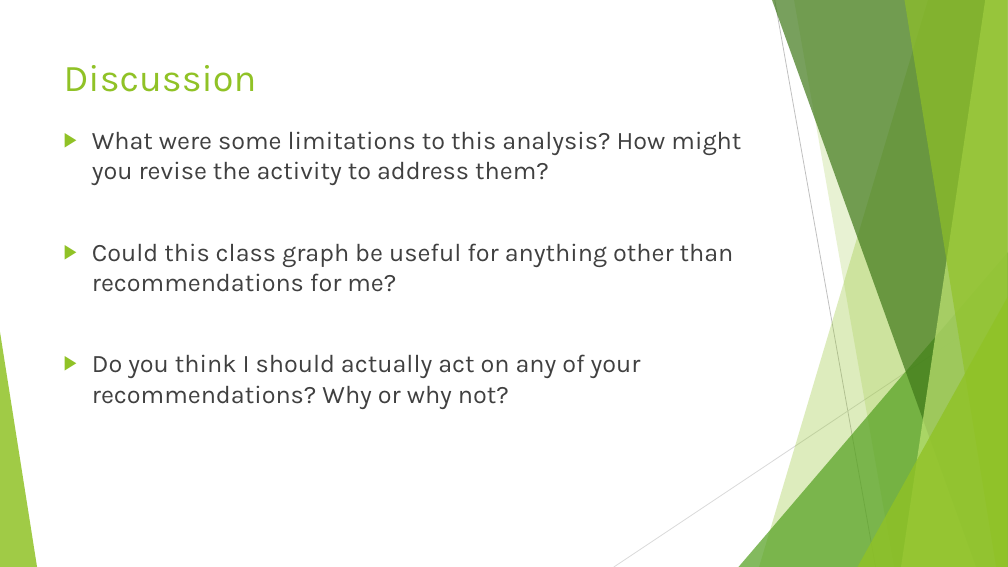
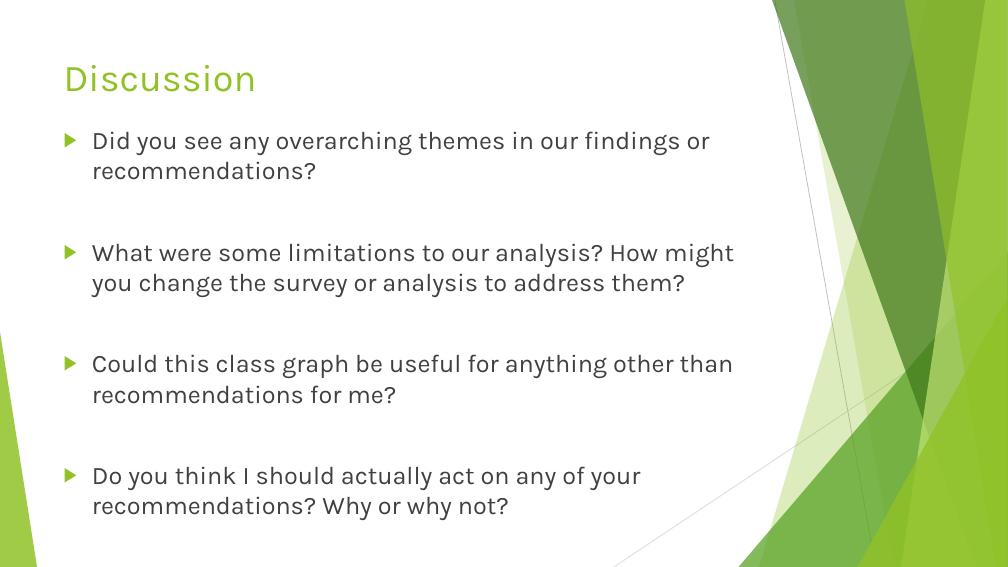
Before and after one commit to DavidBraslow/Our-Class-Graph, a slide deck: slide 9 of Our Class Graph Slides.pptx. Drawn at 1008x567 pixels with LibreOffice and Linux fonts; fonts in the diff are those of the drawing. Boxes give left, top, right and bottom in pixels: in the first picture for what was removed or moved away, otherwise in the second. Text is boxed around its words. In the diff, an @@ line names an element or a change of style, - is before the commit and + after.

```diff
--- a/Our Class Graph Slides.pptx
+++ b/Our Class Graph Slides.pptx
@@ text at (92, 131, 734, 297): text changed @@
-▶ What were some limitations to this analysis? How might you revise the activity to address them?
+▶ Did you see any overarching themes in our findings or recommendations?
+▶ What were some limitations to our analysis? How might you change the survey or analysis to address them?
```
Also in this commit, not shown: 3 other slides changed, 1 other file.
